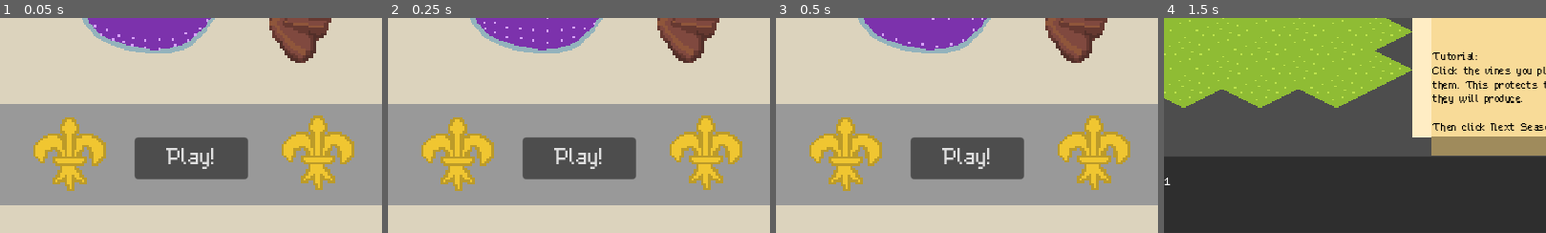
Above: before the commit, frames 1-4 (left to right).
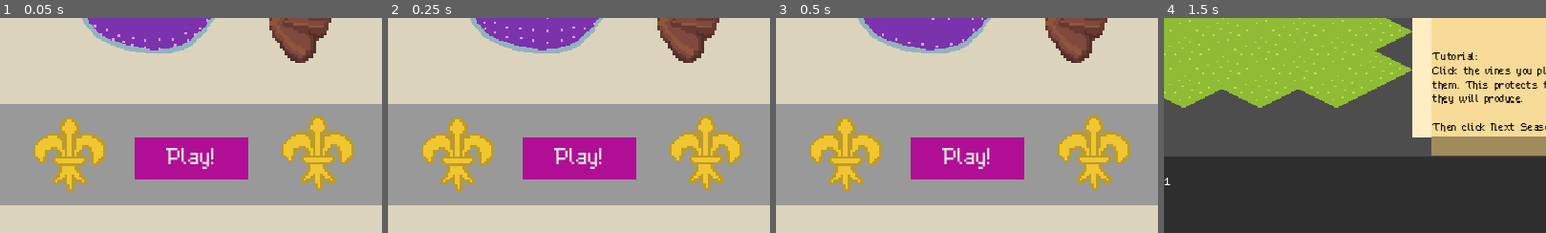
Above: after the commit, the same moments.

Repository: RoxT/ChampangeGGJ2025
Game: Godot game, scene res://TitleScreen.tscn
The game is run twice, just before and just after one commit, with the same random seed, the same clock (stepped at 60 frames per second) and the same inputs.
Inputs:
- Up to frame 1 (0.05 s): no input
- Up to frame 2 (0.25 s): no input
- Up to frame 3 (0.5 s): no input
- Up to frame 4 (1.5 s): click "Play!" at 0.5 s; click "Next Season" at 1.25 s
The pictures show only the part of the screen within x 22-72%, y 50-100%; the shares and areas given below are measured in that part.

The runs differ from the first frame. In frame 1, 5.5% of the frame differs, in the area x 35-65%, y 55-76%; in frame 2, 5.5%; in frame 3, 5.5%; in frame 4, nothing differs.

Commit message:
tax fix 1, music all the time

Diff:
--- a/Champange/TitleScreen.tscn
+++ b/Champange/TitleScreen.tscn
@@ -6,6 +6,9 @@
 [ext_resource type="Texture2D" uid="uid://db1q4bmhr5dbj" path="res://MonkDrawing.png" id="3_8igh3"]
 
 [sub_resource type="StyleBoxFlat" id="StyleBoxFlat_1oh6g"]
+
+[sub_resource type="StyleBoxFlat" id="StyleBoxFlat_okr0m"]
+bg_color = Color(0.690196, 0.0588235, 0.584314, 1)
 
 [sub_resource type="AtlasTexture" id="AtlasTexture_w6rf4"]
 atlas = ExtResource("2_wtip6")
@@ -107,6 +110,7 @@
 theme_override_colors/font_hover_color = Color(0.689614, 0.0590744, 0.586114, 1)
 theme_override_colors/font_pressed_color = Color(0, 0.739715, 0, 1)
 theme_override_font_sizes/font_size = 17
+theme_override_styles/normal = SubResource("StyleBoxFlat_okr0m")
 text = "Play!"
 
 [node name="FleurLeft" type="TextureRect" parent="."]
--- a/Champange/modal.gd
+++ b/Champange/modal.gd
@@ -32,7 +32,7 @@
 		CP.Seasons.WINTER:
 			if randf() < 0.20:
 				event = "warm"
-	if event.is_empty() and (CP.money > 25 or bottles > 3) and randf() < 0.9:
+	if event.is_empty() and (CP.money > 25 or bottles > 3) and randf() < 0.1:
 		event = "tax"
 	if event.is_empty():
 		hide()
--- /dev/null
+++ b/Champange/music.tscn
@@ -0,0 +1,7 @@
+[gd_scene load_steps=2 format=3 uid="uid://ce7cb4levtq6u"]
+
+[ext_resource type="AudioStream" uid="uid://ievrs5nix7qs" path="res://wine music.ogg" id="1_bsiui"]
+
+[node name="Music" type="AudioStreamPlayer"]
+stream = ExtResource("1_bsiui")
+autoplay = true
--- a/Champange/overworld.tscn
+++ b/Champange/overworld.tscn
@@ -12,7 +12,6 @@
 [ext_resource type="Texture2D" uid="uid://b0cg4b1of6xtb" path="res://seasons.png" id="9_nl3oc"]
 [ext_resource type="Texture2D" uid="uid://ch1kydxx2rsat" path="res://GoldCoins.png" id="9_uq47a"]
 [ext_resource type="Script" path="res://modal.gd" id="12_xmme5"]
-[ext_resource type="AudioStream" uid="uid://ievrs5nix7qs" path="res://wine music.ogg" id="13_lykff"]
 
 [sub_resource type="TileSetAtlasSource" id="TileSetAtlasSource_i46tr"]
 resource_name = "Spring"
@@ -275,10 +274,6 @@
 offset_bottom = 215.0
 text = "2 bottles"
 
-[node name="AudioStreamPlayer" type="AudioStreamPlayer" parent="."]
-stream = ExtResource("13_lykff")
-autoplay = true
-
 [connection signal="changed_monk" from="HUD/LeftP/MonkBox" to="HUD/LeftP" method="_on_monk_box_changed_monk"]
 [connection signal="child_entered_tree" from="HUD/LeftP/MonkBox" to="HUD/LeftP/MonkBox" method="_on_child_entered_tree"]
 [connection signal="child_exiting_tree" from="HUD/LeftP/MonkBox" to="HUD/LeftP/MonkBox" method="_on_child_exiting_tree"]
--- a/Champange/project.godot
+++ b/Champange/project.godot
@@ -18,6 +18,7 @@
 [autoload]
 
 CP="*res://Champagne.gd"
+Music="*res://music.tscn"
 
 [display]
 
Not shown: 1 places in Champange/TitleScreen.tscn that only renumber resources
Not shown: 1 places in Champange/overworld.tscn that only renumber resources
